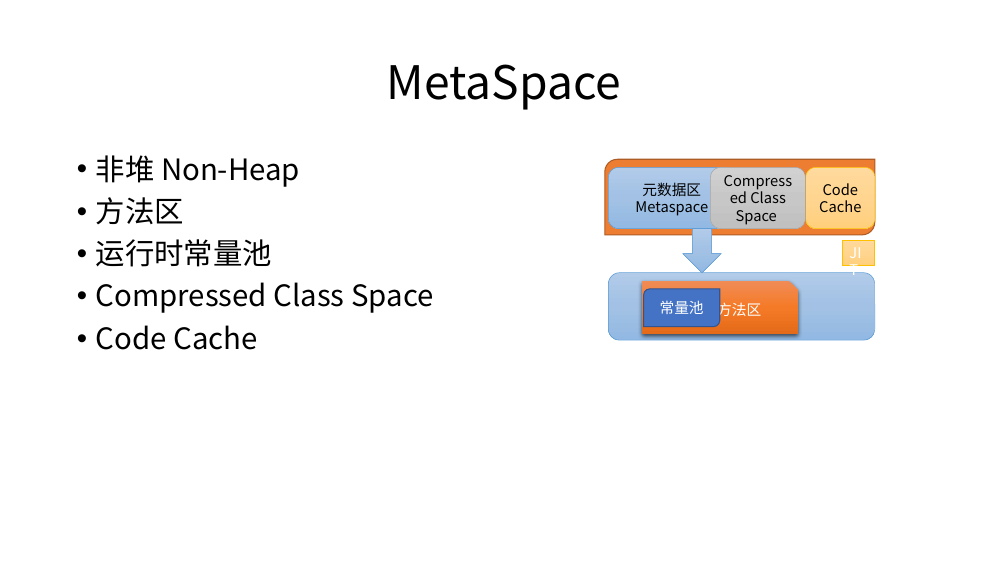
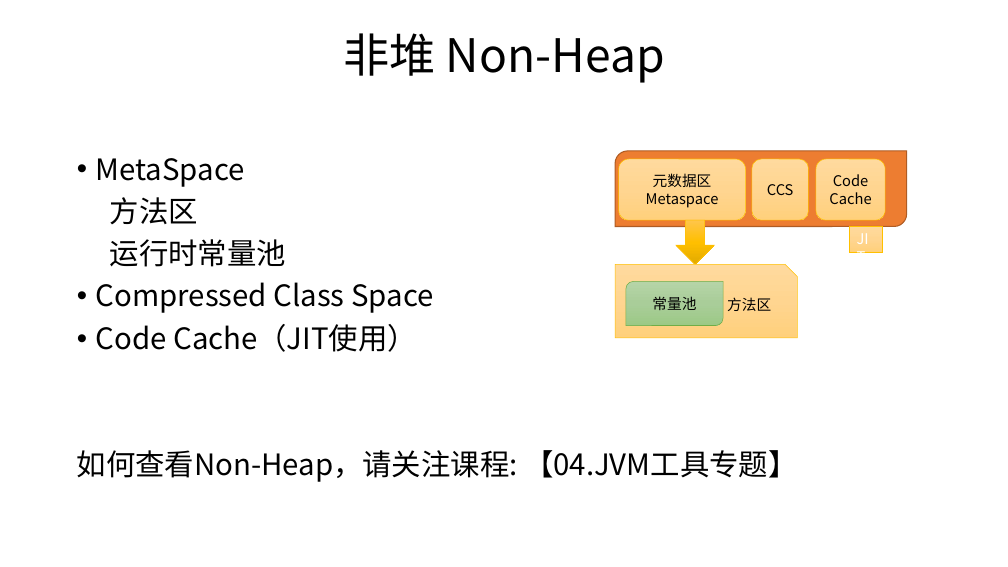
Before and after one commit to cncounter/translation, a slide deck: slide 27 of tiemao_2019/25_jvm_toc/01.JVM体系结构概述.pptx (slide 12 before the commit). Drawn at 1008x567 pixels with LibreOffice and Linux fonts; fonts in the diff are those of the drawing. Boxes give left, top, right and bottom in pixels: in the first picture for what was removed or moved away, otherwise in the second. Text is boxed around its words. In the diff, an @@ line names an element or a change of style, - is before the commit and + after.

```diff
--- a/tiemao_2019/25_jvm_toc/01.JVM体系结构概述.pptx
+++ b/tiemao_2019/25_jvm_toc/01.JVM体系结构概述.pptx
@@ title at [343, 33, 665, 83]: text changed @@
-MetaSpace
+非堆 Non-Heap
@@ text at [96, 158, 245, 187]: text changed @@
-• 非堆 Non-Heap
+• MetaSpace
@@ round diag rect: place and size @@
-round diag rect at [605, 160, 875, 235]
+round diag rect at [616, 151, 907, 227]
@@ rounded rectangle "元数据区": place and size @@
-rounded rectangle "元数据区" at [609, 167, 736, 228]
+rounded rectangle "元数据区" at [619, 159, 746, 220]
@@ rounded rectangle "元数据区" at [619, 159, 746, 220]: fill gradient #B1CBE9 to #A3C1E5 to #93B9E4 to gradient #FFDB9E to #FFD590 to #FFD07C; outline #5B9BD5 0.5 pt to #FFC000 0.5 pt @@
@@ rounded rectangle removed at [711, 167, 806, 228] @@
-Compressed Class Space
@@ rounded rectangle added at [752, 159, 809, 220], fill gradient #FFDB9E to #FFD590 to #FFD07C, outline #FFC000 0.5 pt, 14 pt, text #000000 @@
+CCS
@@ rounded rectangle "Code Cache": place and size @@
-rounded rectangle "Code Cache" at [806, 167, 876, 228]
+rounded rectangle "Code Cache" at [816, 159, 885, 220]
@@ text at [110, 197, 286, 267]: bullet • to none @@
@@ down arrow: place and size @@
-down arrow at [683, 228, 721, 272]
+down arrow at [676, 220, 715, 264]
@@ down arrow at [676, 220, 715, 264]: fill gradient #B1CBE9 to #A3C1E5 to #93B9E4 to gradient #FFC64B to #FFC000 to #E3AB00; outline #5B9BD5 0.5 pt to #FFC000 0.5 pt @@
@@ rectangle "JIT": place and size @@
-rectangle "JIT" at [842, 240, 875, 265]
+rectangle "JIT" at [849, 227, 882, 253]
@@ snip rect "方法区": place and size @@
-snip rect "方法区" at [642, 281, 798, 334]
+snip rect "方法区" at [616, 265, 798, 338]
@@ snip rect "方法区" at [616, 265, 798, 338]: text colour #FFFFFF to #000000; fill gradient #F18C57 to #F67B28 to #E56C19 to gradient #FFDB9E to #FFD590 to #FFD07C; outline none to #FFC000 0.5 pt; shadow off @@
@@ rounded rectangle removed at [609, 273, 875, 340] @@
@@ round diag rect "常量池": place and size @@
-round diag rect "常量池" at [644, 289, 720, 327]
+round diag rect "常量池" at [626, 281, 723, 325]
@@ round diag rect "常量池" at [626, 281, 723, 325]: text colour #FFFFFF to #000000; fill #4472C4 to gradient #B5D5A7 to #AACE9A to #9CC987; outline #325491 1 pt to #70AD47 0.5 pt @@
@@ text at [77, 324, 797, 482]: text changed @@
-• Code Cache
+• Code Cache（JIT使用）
+如何查看Non-Heap，请关注课程: 【04.JVM工具专题】
```
Also in this commit, not shown: 15 other slides changed, 26 slides added, 11 slides removed, 5 other files.
